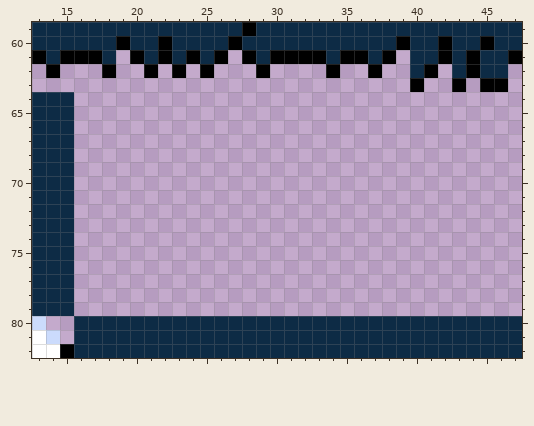
Pixel-art file: Mouse Journey/Assets/TileSet/Tileset_Winter.aseprite. The first picture shows the starting point.
512x256 pixels, 1 frame. Colours within 5 levels of each other are drawn and written as one. Shown: x 13..47, y 59..82. The commit also changed other parts of the picture, which this record leaves out.
Once edited:
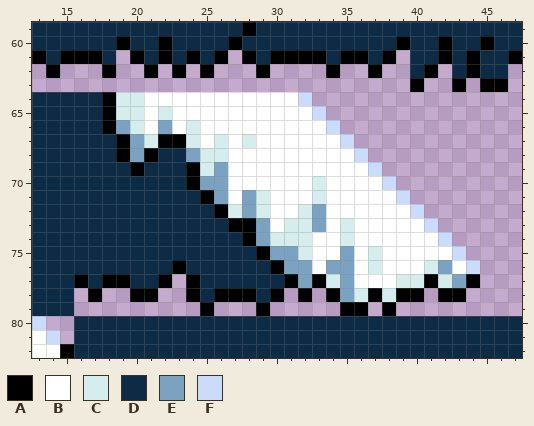
Palette (. is transparent): A #000000  B #ffffff  C #d5eded  D #0d2b45  E #7ca2c2  F #cbdbfc
Changes in this commit:
The author put colour A in rows 64 to 66 at x 18; in row 67 at x 19 and 22 to 23; in row 68 at x 19 and 21; in row 69 at x 20 and 24; in row 70 at x 24; in row 71 at x 25.
The author put colour A in row 72 at x 26; in row 73 at x 27 to 28; in row 74 at x 28; in row 75 at x 29; in row 76 at x 23 and 30; in row 77 at x 16, 18 to 19, 22, 24, 31, 33, 41 and 44.
The author put colour A in row 78 at x 17, 20 to 21, 24, 26 to 28, 30, 32, 34, 37, 39 to 40 and 42 to 43; in row 79 at x 25, 29, 35 to 36 and 38.
The author put colour B in row 64 at x 21 to 31; in row 65 at x 21 and 23 to 32; in row 66 at x 21, 23 and 25 to 33; in row 67 at x 25, 27 and 29 to 34; in row 68 at x 27 to 35; in row 69 at x 27 to 36.
The author put colour B in row 70 at x 27 to 32 and 34 to 37; in row 71 at x 27, 30 to 32 and 34 to 38; in row 72 at x 30 to 31 and 34 to 39; in row 73 at x 30, 34 and 36 to 40; in row 74 at x 33 to 34 and 36 to 41; in row 75 at x 33 to 34, 36 and 38 to 42.
The author put colour B in row 76 at x 33, 36, 38 to 40 and 43; in row 77 at x 36 to 38.
The author put colour C in row 64 at x 19 to 20; in row 65 at x 19 to 20 and 22; in row 66 at x 20 and 24; in row 67 at x 21, 24, 26 and 28; in row 68 at x 25 to 26; in row 69 at x 25.
The author put colour C in row 70 at x 33; in row 71 at x 29 and 33; in row 72 at x 27, 29 and 32; in row 73 at x 31 to 32 and 35; in row 74 at x 30 to 32 and 35; in row 75 at x 32 and 37.
The author put colour C in row 76 at x 37 and 41; in row 77 at x 34, 39 to 40 and 42; in row 78 at x 36 and 38.
The author put colour D in rows 64 to 66 at x 16 to 17; in row 67 at x 16 to 18; in row 68 at x 16 to 18 and 22 to 23; in row 69 at x 16 to 19 and 21 to 23; in row 70 at x 16 to 23; in row 71 at x 16 to 24.
The author put colour D in row 72 at x 16 to 25; in row 73 at x 16 to 26; in row 74 at x 16 to 27; in row 75 at x 16 to 28; in row 76 at x 16 to 22 and 24 to 29; in row 77 at x 17, 20 to 21 and 25 to 30.
The author put colour D in row 78 at x 25 and 29.
The author put colour E in row 66 at x 19 and 22; in row 67 at x 20; in row 68 at x 20 and 24; in row 69 at x 26; in row 70 at x 25 to 26; in row 71 at x 26 and 28.
The author put colour E in row 72 at x 28 and 33; in row 73 at x 29 and 33; in row 74 at x 29; in row 75 at x 30 to 31 and 35; in row 76 at x 31 to 32, 34 to 35 and 42; in row 77 at x 32, 35 and 43.
The author put colour E in row 78 at x 35.
The author put colour F in row 64 at x 32; in row 65 at x 33; in row 66 at x 34; in row 67 at x 35; in row 68 at x 36; in row 69 at x 37.
The author put colour F in row 70 at x 38; in row 71 at x 39; in row 72 at x 40; in row 73 at x 41; in row 74 at x 42; in row 75 at x 43.
The author put colour F in row 76 at x 44.
Changed places in both pictures, as pixel boxes (x1, y1, x2, y2):
added: (74, 92, 480, 316)
